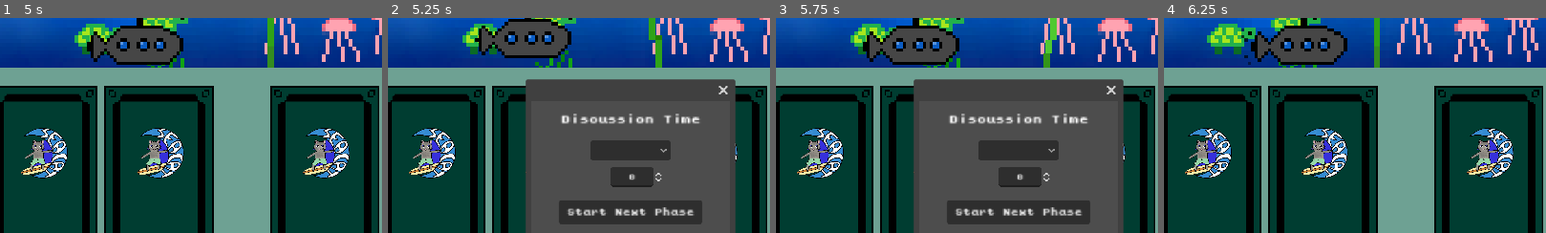
Above: before the commit, frames 1-4 (left to right).
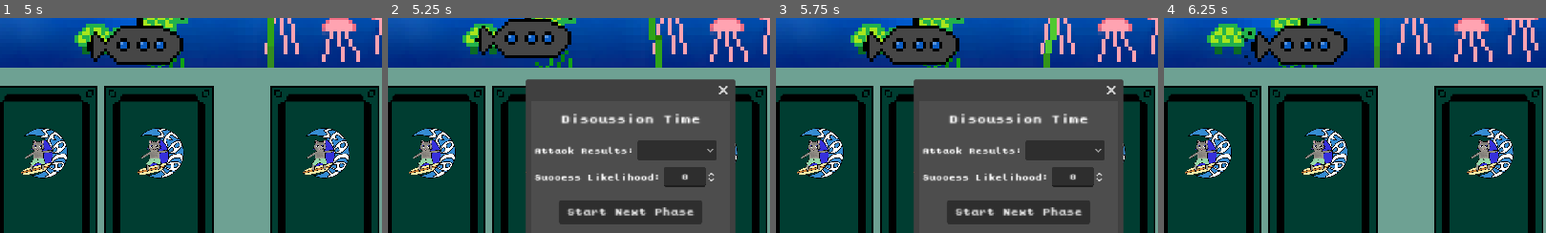
Above: after the commit, the same moments.

Repository: phan-andrew/demo3
Game: Godot game, scene res://game_scenes/start_screen/start_screen.tscn
The game is run twice, just before and just after one commit, with the same random seed, the same clock (stepped at 60 frames per second) and the same inputs.
Inputs (mouse positions are % of the whole screen's width and height, from its top left):
- Up to frame 1 (5 s): click "Play" at 0.5 s; click "CONTINUE" at 1.25 s; click (49, 35) at 2.02 s; type "12" at 2.1 s; click "CONTINUE" at 2.75 s; click (50, 6) at 3.5 s; click "Submit Attack" at 4.25 s
- Up to frame 2 (5.25 s): click "Submit Defense" at 5 s
- Up to frame 3 (5.75 s): no input
- Up to frame 4 (6.25 s): click "Start Next Phase" at 5.75 s
The pictures show only the part of the screen within x 18-68%, y 15-65%; the shares and areas given below are measured in that part.

Frame 1 is identical in both runs. In frame 2, 5.0% of the frame differs, in the area x 38-86%, y 56-79%; in frame 3, 5.0%; in frame 4, nothing differs.

Commit message:
fixed window

Diff:
--- a/game_scenes/game_screen/game_screen.gd
+++ b/game_scenes/game_screen/game_screen.gd
@@ -30,6 +30,7 @@
 	file.close()
 	disable_attack_buttons(true)
 	disable_defend_buttons(true)
+	$Window.visible = false
 
 # Called every frame. 'delta' is the elapsed time since the previous frame.
 func _process(delta):
--- a/game_scenes/game_screen/game_screen.tscn
+++ b/game_scenes/game_screen/game_screen.tscn
@@ -112,7 +112,6 @@
 [node name="Window" type="Window" parent="."]
 initial_position = 2
 size = Vector2i(300, 200)
-visible = false
 exclusive = true
 unresizable = true
 content_scale_mode = 2
@@ -136,9 +135,9 @@
 vertical_alignment = 1
 
 [node name="OptionButton" type="OptionButton" parent="Window"]
-offset_left = 90.0
+offset_left = 160.0
 offset_top = 60.0
-offset_right = 210.0
+offset_right = 280.0
 offset_bottom = 90.0
 item_count = 2
 popup/item_0/text = "Success"
@@ -147,12 +146,26 @@
 popup/item_1/id = 1
 
 [node name="SpinBox" type="SpinBox" parent="Window"]
-offset_left = 120.0
+offset_left = 200.0
 offset_top = 100.0
-offset_right = 200.0
+offset_right = 280.0
 offset_bottom = 130.0
 theme = ExtResource("11_qde7s")
 alignment = 1
+
+[node name="Label2" type="Label" parent="Window"]
+offset_left = 5.0
+offset_top = 70.0
+offset_right = 145.0
+offset_bottom = 81.0
+text = "Attack Results:"
+
+[node name="Label3" type="Label" parent="Window"]
+offset_left = 5.0
+offset_top = 110.0
+offset_right = 265.0
+offset_bottom = 121.0
+text = "Success Likelihood:"
 
 [connection signal="pressed" from="Timer_Label/pause" to="." method="_on_pause_pressed"]
 [connection signal="pressed" from="AttackSubmit" to="." method="_on_attack_submit_pressed"]
Not shown: 2 places in game_scenes/game_screen/game_screen.tscn that only renumber resources
